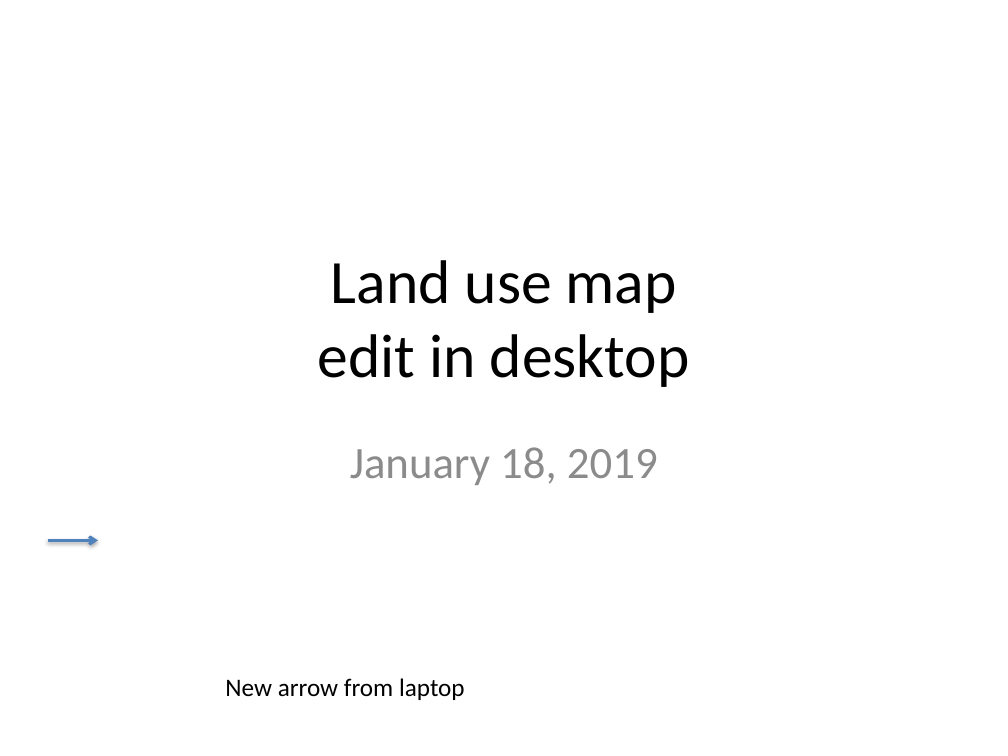
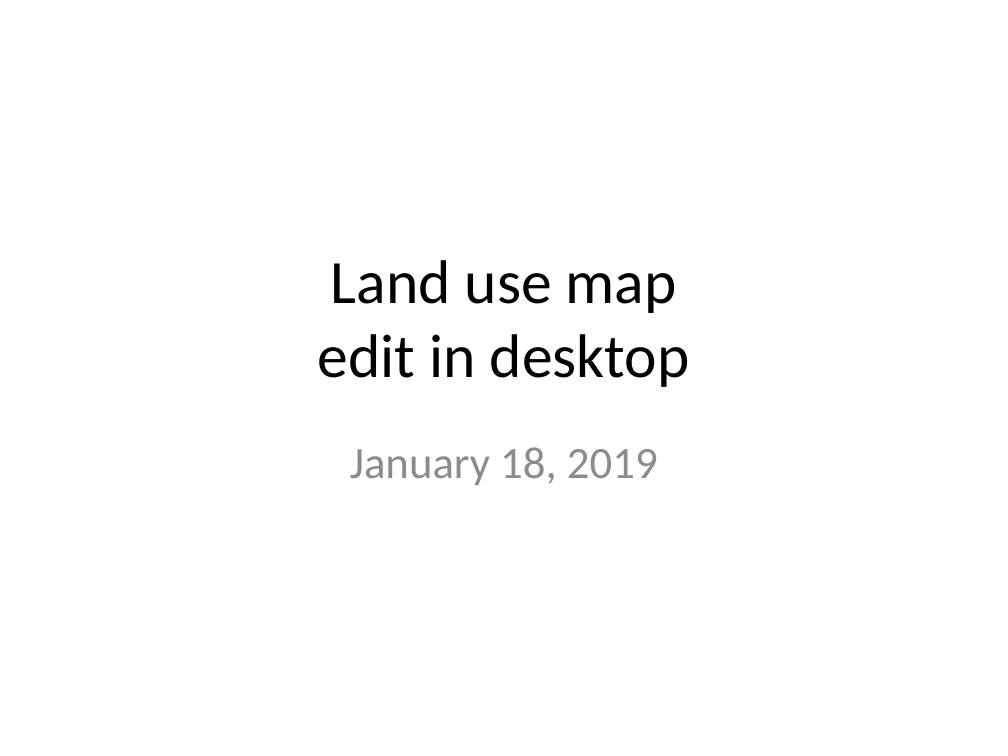
Before and after one commit to minghui-zhang/Meeting, a slide deck: slide 1 of January 19 2019.pptx. Drawn at 1008x756 pixels with LibreOffice and Linux fonts; fonts in the diff are those of the drawing. Boxes give left, top, right and bottom in pixels: in the first picture for what was removed or moved away, otherwise in the second. Text is boxed around its words. In the diff, an @@ line names an element or a change of style, - is before the commit and + after.

Commit message:
jan 6

```diff
--- a/January 19 2019.pptx
+++ b/January 19 2019.pptx
@@ arrow removed from (47, 540) to (98, 540) @@
@@ text removed at (x1=225, y1=678, x2=465, y2=700) @@
-New arrow from laptop
```
